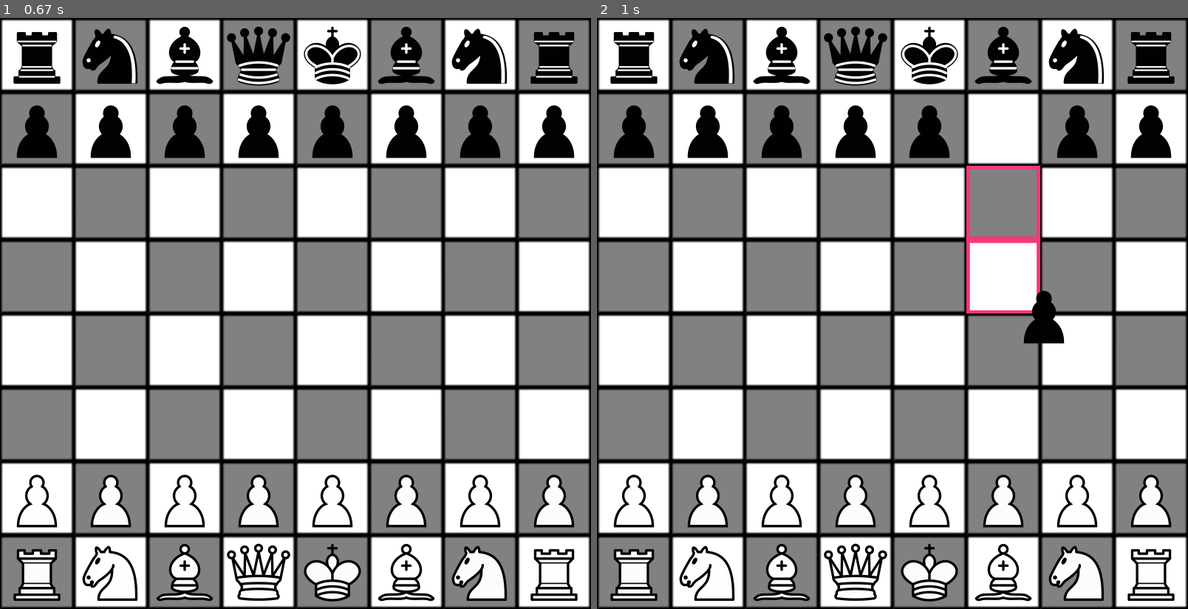
Above: before the commit, frames 1-2 (left to right).
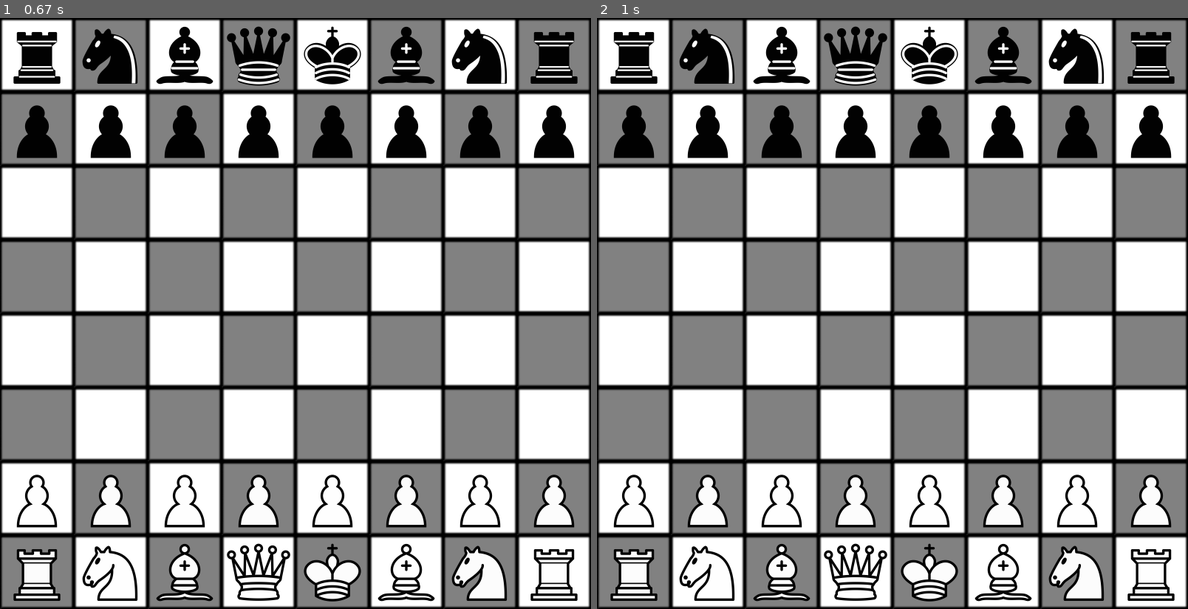
Above: after the commit, the same moments.

Repository: LupyXev/pygame_chess_api
Game: pygame game, started from main.py
The game is run twice, just before and just after one commit, with the same random seed, the same clock (stepped at 60 frames per second) and the same inputs.
Inputs (mouse positions are in pixels of both pictures, inside the frame that each line leads up to):
- Up to frame 1 (0.67 s): no input
- Up to frame 2 (1 s): press the mouse at (981, 106) at 0.87 s; move the mouse to (1046, 313) at 0.97 s

Frame 1 is identical in both runs. In frame 2, 1.3% of the frame differs, in the area x 62-80%, y 14-56%.

Commit message:
Handles every in-check situations Also fixed recursive bugs with hypothesis boards The only thing missing is to handle checkmate

Diff:
--- a/api.py
+++ b/api.py
@@ -33,6 +33,9 @@
         self.target = target #will be (-1, -1) if type is FORBIDDEN_MOVE
         self.special_type = special_type
 
+    def copy(self, new_piece):
+        return self.__class__(self.type, new_piece, self.target, self.special_type)
+
     @property
     def allowed(self):
         return self.type not in (self.FORBIDDEN_MOVE, self.LEADING_TO_CHECK_SITUATION_MOVE)
@@ -51,7 +54,7 @@
     DIAGONALS_VECTORS = ((-1, -1), (1, -1), (-1, 1), (1, 1))
     LINES_VECTORS = ((0, -1), (0, 1), (-1, 0), (1, 0))
     KNIGHT_VECTOR = ((1, -2), (2, -1), (2, 1), (1, 2), (-1, 2), (-2, 1), (-2, -1), (-1, -2))
-    COLLISION_MOVES = (Move.KILL_MOVE, Move.OVER_CHECK_MOVE)
+    COLLISION_MOVES = (Move.KILL_MOVE, Move.OVER_CHECK_MOVE, Move.FORBIDDEN_MOVE)
     def __init__(self, color: int, pos: tuple, board):
         self.color = color
         self.pos = pos
@@ -59,73 +62,82 @@
         self.invicible = False #True value will be considered as Check piece
         self.has_already_moved = False
 
-    def get_moves_allowed(self):
+    def get_moves_allowed(self, skip_check_verification=False):
         return [] #will be overrided in children
 
-    def case_allowed(self, case_pos, this_move_can_kill=True): #returns move
+    def case_allowed(self, case_pos, this_move_can_kill=True, skip_check_verification=False): #returns move
         for c in case_pos:
             if c < 0 or c > 7:
                 return Move(Move.FORBIDDEN_MOVE, self, (-1, -1))
 
-        def verify_check():
-            if self.invicible and self.in_check_situation(pos_hypothesis=case_pos):
+        def verify_check(skip_check_verification):
+            if skip_check_verification: #for hypothesis, to avoid recursive errors
+                return None
+            #we check for each movement if it will make the piece's color's Check in check
+            #print("checking for", self, "target:", case_pos, self.board.cur_color_turn)
+            hypo_board = self.board.create_hypothesis_board(pieces_with_pos_to_change={self: case_pos})
+            if self.board.check_pieces[self.board.cur_color_turn].in_check_situation(hypothesis=hypo_board):
                 return Move(Move.LEADING_TO_CHECK_SITUATION_MOVE, self, (-1, -1)) #not allowed because would be in check situation
+            return None
 
         if case_pos in self.board.pieces_pos:
             cur_piece = self.board.pieces_pos[case_pos]
             if cur_piece.color != self.color and this_move_can_kill:
                 if cur_piece.invicible == False: #invicible means that this is a Check piece
-                    verify_check()
+                    verification = verify_check(skip_check_verification)
+                    if verification: return verification
                     return Move(Move.KILL_MOVE, self, case_pos) #there is collision
                 else:
-                    verify_check()
+                    verification = verify_check(skip_check_verification)
+                    if verification: return verification
                     return Move(Move.OVER_CHECK_MOVE, self, case_pos) #over a Check piece (used only in hypothesis)
             else:
                 return Move(Move.FORBIDDEN_MOVE, self, (-1, -1)) #not allowed and collision
         else:
-            verify_check()
+            verification = verify_check(skip_check_verification)
+            if verification: return verification
             return Move(Move.TO_EMPTY_MOVE, self, case_pos) #no collision
 
-    def cases_allowed_around(self):
+    def cases_allowed_around(self, skip_check_verification=False):
         cases_around_list = []
         for x in range(max(0, self.pos[0]-1), min(8, self.pos[0]+2)):
             for y in range(max(0, self.pos[1]-1), min(8, self.pos[1]+2)):
-                cur_move = self.case_allowed((x, y))
+                cur_move = self.case_allowed((x, y), skip_check_verification=skip_check_verification)
                 if cur_move.allowed:
                     cases_around_list.append(cur_move)
         return cases_around_list
 
-    def cases_allowed_in_diagonals(self):
+    def cases_allowed_in_diagonals(self, skip_check_verification=False):
         cases_allowed_list = []
         for vector in self.DIAGONALS_VECTORS: #4 directions of diagonals
             cur_pos = tuple([self.pos[i] + vector[i] for i in range(2)])
-            cur_move = self.case_allowed(cur_pos)
-            while cur_move.allowed: #move allowed
+            cur_move = self.case_allowed(cur_pos, skip_check_verification=skip_check_verification)
+            while cur_move.type not in self.COLLISION_MOVES: #no collision
+                if cur_move.allowed: cases_allowed_list.append(cur_move)
+                cur_pos = tuple([cur_pos[i] + vector[i] for i in range(2)])
+                cur_move = self.case_allowed(cur_pos, skip_check_verification=skip_check_verification)
+            if cur_move.allowed: #to detect in check situations and killing
                 cases_allowed_list.append(cur_move)
-                if cur_move.type in self.COLLISION_MOVES: #has been collision last move
-                    break
-                cur_pos = tuple([cur_pos[i] + vector[i] for i in range(2)])
-                cur_move = self.case_allowed(cur_pos)
         return cases_allowed_list
 
-    def cases_allowed_in_line(self): #like for rooks
+    def cases_allowed_in_line(self, skip_check_verification=False): #like for rooks
         cases_allowed_list = []
         for vector in self.LINES_VECTORS: #4 directions of lines
             cur_pos = tuple([self.pos[i] + vector[i] for i in range(2)])
-            cur_move = self.case_allowed(cur_pos)
-            while cur_move.allowed: #move allowed
+            cur_move = self.case_allowed(cur_pos, skip_check_verification=skip_check_verification)
+            while cur_move.type not in self.COLLISION_MOVES: #no collision
+                if cur_move.allowed: cases_allowed_list.append(cur_move)
+                cur_pos = tuple([cur_pos[i] + vector[i] for i in range(2)])
+                cur_move = self.case_allowed(cur_pos, skip_check_verification=skip_check_verification)
+            if cur_move.allowed: #to detect in check situations and killing
                 cases_allowed_list.append(cur_move)
-                if cur_move.type in self.COLLISION_MOVES: #has been collision last move
-                    break
-                cur_pos = tuple([cur_pos[i] + vector[i] for i in range(2)])
-                cur_move = self.case_allowed(cur_pos)
         return cases_allowed_list
 
-    def cases_allowed_for_knight(self):
+    def cases_allowed_for_knight(self, skip_check_verification=False):
         allowed_moves = []
         for vector in self.KNIGHT_VECTOR:
             cur_pos = tuple([self.pos[i] + vector[i] for i in range(2)])
-            cur_move = self.case_allowed(cur_pos)
+            cur_move = self.case_allowed(cur_pos, skip_check_verification=skip_check_verification)
             if cur_move.allowed:
                 allowed_moves.append(cur_move)
         return allowed_moves
@@ -137,28 +149,35 @@
     def copy(self, new_board):
         return self.__class__(self.color, self.pos, new_board)
 
+    def __str__(self):
+        return f"{self.NAME} color {self.color} at pos {self.pos}"
+
 class Rook(Piece):
-    def __init__(self, color, pos: tuple, board):
-        super().__init__(color, pos, board)
-
-    def get_moves_allowed(self): #returns every move allowed
-        return self.cases_allowed_in_line()
+    NAME = "Rook"
+    def __init__(self, color, pos: tuple, board):
+        super().__init__(color, pos, board)
+
+    def get_moves_allowed(self, skip_check_verification=False): #returns every move allowed
+        return self.cases_allowed_in_line(skip_check_verification)
 
 class Check(Piece):
+    NAME = "Check"
+    IN_CHECK_TEXTURE = image.load("./assets/square_of_in_check.png")
     def __init__(self, color, pos: tuple, board):
         super().__init__(color, pos, board)
         self.invicible = True
         self.currently_in_check = False
 
-    def in_check_situation(self, pos_hypothesis=None):
-        if pos_hypothesis:
+    def in_check_situation(self, hypothesis=None):
+        if hypothesis:
             #we create hypothesis to know if some piece could "kill" this Check piece, meaning that we would be in a check situation
-            board = self.board.create_hypothesis_board()
-            self_in_hypothesis = board.pieces_pos[self.pos]
-            board.move_piece(self_in_hypothesis, pos_hypothesis, skip_allowed_verif=True)
+            board = hypothesis
+            self_in_hypothesis = board.check_pieces[self.color]
         else:
             board = self.board
             self_in_hypothesis = self
+
+        if self.board.hypothesis_board:print("in_check_situation with self hypothesis board")
 
         for piece in board.pieces_pos.values():
             if piece.color != self.color:
@@ -166,85 +185,90 @@
                     if sqrt((self_in_hypothesis.pos[0] - piece.pos[0])**2 + (self_in_hypothesis.pos[1] - piece.pos[1])**2) < 2:
                         #both Checks are too close, this should be impossible (obviously it will only happen in hypothesis)
                         return True
-
                 else:
-                    for move in piece.get_moves_allowed():
+                    for move in piece.get_moves_allowed(skip_check_verification=True):
                         if move.type == Move.OVER_CHECK_MOVE:
                             return True
 
         return False
 
-    def get_moves_allowed(self): #returns every move allowed
-        moves_around_without_check_verif = self.cases_allowed_around()
-        moves_around = [m for m in moves_around_without_check_verif if not self.in_check_situation(m.target)]
+    def get_moves_allowed(self, skip_check_verification=False): #returns every move allowed
+        moves_around = self.cases_allowed_around(skip_check_verification)
 
         if not self.has_already_moved:
             #little castling
             little_castling_free_pos_needed = [(self.pos[0]+i, self.pos[1]) for i in range(1, 3)]
             pos_little_castling_are_free = True
             for cur_pos in little_castling_free_pos_needed:
-                if cur_pos in self.board.pieces_pos or self.in_check_situation(cur_pos): pos_little_castling_are_free = False
+                if cur_pos in self.board.pieces_pos or (not skip_check_verification and self.in_check_situation(self.board.create_hypothesis_board({self:cur_pos}))):
+                    pos_little_castling_are_free = False
 
             piece_at_rook_needed_pos = self.board.pieces_pos[(self.pos[0]+3, self.pos[1])] if (self.pos[0]+3, self.pos[1]) in self.board.pieces_pos else None
             if pos_little_castling_are_free and type(piece_at_rook_needed_pos) == Rook and not piece_at_rook_needed_pos.has_already_moved:
-                if not self.in_check_situation((self.pos[0]+2, self.pos[1])):
+                if skip_check_verification or not self.in_check_situation(self.board.create_hypothesis_board({self:(self.pos[0]+2, self.pos[1])})):
                     moves_around.append(Move(Move.SPECIAL_MOVE, self, (self.pos[0]+2, self.pos[1]), Move.CASTLING_TYPE))
 
             #big castling
             big_castling_free_pos_needed = [(self.pos[0]-i, self.pos[1]) for i in range(1, 4)]
             pos_big_castling_are_free = True
             for cur_pos in big_castling_free_pos_needed:
-                if cur_pos in self.board.pieces_pos or self.in_check_situation(cur_pos): pos_big_castling_are_free = False
+                if cur_pos in self.board.pieces_pos or (not skip_check_verification and self.in_check_situation(self.board.create_hypothesis_board({self:cur_pos}))):
+                    pos_big_castling_are_free = False
 
             piece_at_rook_needed_pos = self.board.pieces_pos[(self.pos[0]-4, self.pos[1])] if (self.pos[0]-4, self.pos[1]) in self.board.pieces_pos else None
             if pos_big_castling_are_free and type(piece_at_rook_needed_pos) == Rook and not piece_at_rook_needed_pos.has_already_moved:
-                if not self.in_check_situation((self.pos[0]-2, self.pos[1])):
+                if skip_check_verification or not self.in_check_situation(self.board.create_hypothesis_board({self:(self.pos[0]-2, self.pos[1])})):
                     moves_around.append(Move(Move.SPECIAL_MOVE, self, (self.pos[0]-2, self.pos[1]), Move.CASTLING_TYPE))
         #TODO: must be filtered with check situations
         return moves_around
 
 class Queen(Piece):
-    def __init__(self, color, pos: tuple, board):
-        super().__init__(color, pos, board)
-
-    def get_moves_allowed(self): #returns every move allowed
-        return self.cases_allowed_around() + self.cases_allowed_in_diagonals() + self.cases_allowed_in_line() #may be duplications but we don't matter
+    NAME = "Queen"
+    def __init__(self, color, pos: tuple, board):
+        super().__init__(color, pos, board)
+
+    def get_moves_allowed(self, skip_check_verification=False): #returns every move allowed
+        return self.cases_allowed_around(skip_check_verification) + self.cases_allowed_in_diagonals(skip_check_verification) + self.cases_allowed_in_line(skip_check_verification) #may be duplications but we don't matter
 
 class Bishop(Piece):
-    def __init__(self, color, pos: tuple, board):
-        super().__init__(color, pos, board)
-
-    def get_moves_allowed(self): #returns every move allowed
-        return self.cases_allowed_in_diagonals()
+    NAME = "Bishop"
+    def __init__(self, color, pos: tuple, board):
+        super().__init__(color, pos, board)
+
+    def get_moves_allowed(self, skip_check_verification=False): #returns every move allowed
+        return self.cases_allowed_in_diagonals(skip_check_verification)
 
 class Knight(Piece):
-    def __init__(self, color, pos: tuple, board):
-        super().__init__(color, pos, board)
-
-    def get_moves_allowed(self): #returns every move allowed
-        return self.cases_allowed_for_knight()
+    NAME = "Knight"
+    def __init__(self, color, pos: tuple, board):
+        super().__init__(color, pos, board)
+
+    def get_moves_allowed(self, skip_check_verification=False): #returns every move allowed
+        return self.cases_allowed_for_knight(skip_check_verification)
 
 class Pawn(Piece):
-    def __init__(self, color, pos: tuple, board):
-        super().__init__(color, pos, board)
-
-    def get_moves_allowed(self): #returns every move allowed
+    NAME = "Pawn"
+    def __init__(self, color, pos: tuple, board):
+        super().__init__(color, pos, board)
+
+    def get_moves_allowed(self, skip_check_verification=False): #returns every move allowed
         allowed_moves = []
         in_front_y = self.pos[1] + 1*self.color + (self.color - 1)
         in_front_case_pos = (self.pos[0], in_front_y)
-        in_front_move = self.case_allowed(in_front_case_pos, this_move_can_kill=False)
-
-        if in_front_move.allowed: allowed_moves.append(in_front_move)
-
-        if not self.has_already_moved:
-            #it could try to go 2 cases in front of itself
-            two_cases_in_front_pos = (in_front_case_pos[0], in_front_y + 1*self.color + (self.color - 1))
-            two_cases_move = self.case_allowed(two_cases_in_front_pos, this_move_can_kill=False)
-            if two_cases_move.allowed:
-                allowed_moves.append(two_cases_move)
+        in_front_move = self.case_allowed(in_front_case_pos, this_move_can_kill=False, skip_check_verification=skip_check_verification)
+
+        if in_front_move.allowed:
+            allowed_moves.append(in_front_move)
+
+            if not self.has_already_moved:
+                #it could try to go 2 cases in front of itself
+                two_cases_in_front_pos = (in_front_case_pos[0], in_front_y + 1*self.color + (self.color - 1))
+                two_cases_move = self.case_allowed(two_cases_in_front_pos, this_move_can_kill=False, skip_check_verification=skip_check_verification)
+                if two_cases_move.allowed:
+                    allowed_moves.append(two_cases_move)
 
         for x in range(self.pos[0]-1, self.pos[0]+2, 2):#x-1 and x+1
-            cur_move = self.case_allowed((x, in_front_y))
+            cur_move = self.case_allowed((x, in_front_y), skip_check_verification=skip_check_verification)
             if cur_move.type in (cur_move.KILL_MOVE, cur_move.OVER_CHECK_MOVE):
                 allowed_moves.append(cur_move)
 
@@ -252,9 +276,10 @@
         if (self.color == self.WHITE and self.pos[1] == 3) or (self.color == self.BLACK and self.pos[1] == 4):
             last_move_history = self.board.move_history[-1]
             piece_of_last_move = last_move_history["piece"]
+            en_passant_pos = (piece_of_last_move.pos[0], piece_of_last_move.pos[1] + (last_move_history["ini_pos"][1] - piece_of_last_move.pos[1])//2)
             if type(piece_of_last_move) == __class__ and piece_of_last_move.pos[1] == self.pos[1] and abs(piece_of_last_move.pos[0] - self.pos[0]) == 1 and \
-                not last_move_history["has_already_moved"]:
-                allowed_moves.append(Move(Move.SPECIAL_MOVE, self, (piece_of_last_move.pos[0], piece_of_last_move.pos[1] + (last_move_history["ini_pos"][1] - piece_of_last_move.pos[1])//2), Move.EN_PASSANT_TYPE))
+                not last_move_history["has_already_moved"] and self.case_allowed(en_passant_pos, skip_check_verification=skip_check_verification):
+                allowed_moves.append(Move(Move.SPECIAL_MOVE, self, en_passant_pos, Move.EN_PASSANT_TYPE))
 
         return allowed_moves
 
@@ -273,9 +298,12 @@
         (3, 0): Queen, (4, 0): Check, (5, 0): Bishop,
         (6, 0): Knight, (7, 0): Rook} #uses 0 as y back line
 
-    def __init__(self, pieces_pos=None):
-        self.move_history = [] #warning: not copied when making a hypothesis
+    def __init__(self, pieces_pos=None, move_history=[], cur_color_turn=Case.WHITE):
+        self.move_history = move_history
         self.hypothesis_board = False
+        self.cur_color_turn = cur_color_turn
+        self.cur_color_turn_in_check = False #will be overidden in the hypothesis build if it is a hypothesis
+
         if pieces_pos is None:
             self.pieces_pos = {}
             #inits pieces pos
@@ -289,6 +317,12 @@
                     pos = (x, (1-color)*6 + 1*color)
                     piece = Pawn(color, pos, self)
                     self.pieces_pos[pos] = piece
+
+            self.check_pieces = [None, None]
+            for piece in tuple(self.pieces_pos.values()):
+                if piece.invicible:
+                    self.check_pieces[piece.color] = piece
+
         else:
             self.pieces_pos = pieces_pos
             self.hypothesis_board = True
@@ -307,9 +341,16 @@
                 return True, move
         return False, None
 
-    def move_piece(self, piece, pos:tuple, skip_allowed_verif=False):
+    def new_turn(self):
+        self.cur_color_turn = 1 - self.cur_color_turn
+        self.cur_color_turn_in_check = self.check_pieces[self.cur_color_turn].in_check_situation()
+        if self.cur_color_turn_in_check: print("in check situation")
+
+    def move_piece(self, piece, pos:tuple, skip_allowed_verif=False, call_new_turn=True):
         if not skip_allowed_verif:
             allowed, move = self.is_allowed_move(piece, pos)
+            if self.cur_color_turn != piece.color:
+                allowed = False
         else:
             allowed = True
             move = Move(Move.KILL_MOVE, piece, pos) #to avoid any problem
@@ -335,15 +376,48 @@
             if pos in self.pieces_pos and move.type == move.TO_EMPTY_MOVE:
                 print("WARNING: overriding an existing piece pos", pos, "for piece obj", piece)
             self.pieces_pos[pos] = piece
+
+            if call_new_turn: self.new_turn()
             return pos
         return None
 
-    def create_hypothesis_board(self):
-        hypo_board = Board(pieces_pos={})
-
+    def create_hypothesis_board(self, pieces_with_pos_to_change={}):
+        if self.hypothesis_board: print("Warning: creating a hypothesis from another hypothesis")
+
+        hypo_board = Board(pieces_pos={}, cur_color_turn=self.cur_color_turn)
+
+        real_piece_to_hypothesis_piece = {}
+        #copying pieces_pos
         pieces_pos = {}
         for pos, piece in self.pieces_pos.items():
-            pieces_pos[pos] = piece.copy(hypo_board)
-
+            piece_copy = piece.copy(hypo_board)
+            real_piece_to_hypothesis_piece[piece] = piece_copy
+            pieces_pos[pos] = piece_copy
         hypo_board.pieces_pos = pieces_pos
+
+        #copying moves_history
+        move_history = []
+        for cur_history_point in self.move_history:
+            if cur_history_point['piece'] in real_piece_to_hypothesis_piece:
+                cur_hypothesis_piece = real_piece_to_hypothesis_piece[cur_history_point['piece']]
+            else: #meaning that the piece is dead
+                cur_hypothesis_piece = cur_history_point["piece"]
+
+            move_history.append({
+                "ini_pos": cur_history_point['ini_pos'],
+                "move": cur_history_point['move'].copy(cur_hypothesis_piece),
+                "piece": cur_hypothesis_piece,
+                "has_already_moved": cur_history_point['has_already_moved']
+            })
+        hypo_board.move_history = move_history
+
+        hypo_board.check_pieces = [None, None]
+        for piece in tuple(hypo_board.pieces_pos.values()):
+            if piece.invicible:
+                hypo_board.check_pieces[piece.color] = piece
+        hypo_board.cur_color_turn_in_check = False
+
+        for piece, new_pos in pieces_with_pos_to_change.items():
+            hypo_board.move_piece(real_piece_to_hypothesis_piece[piece], new_pos, skip_allowed_verif=True, call_new_turn=False)
+
         return hypo_board
--- a/main.py
+++ b/main.py
@@ -1,6 +1,8 @@
 import pygame
 from api import *
 from render import *
+import sys
+sys.setrecursionlimit(100) #TODO: remove this
 
 pygame.init()
 FPS = 60
--- a/render.py
+++ b/render.py
@@ -48,6 +48,9 @@
         #drawing highlighted cases
         for move in self.highlighted_moves:
             self.screen.blit(move.texture, tuple([move.target[i]*self.SQUARE_SIZE[i] for i in range(2)]))
+        if self.board.cur_color_turn_in_check:
+            check_piece = self.board.check_pieces[self.board.cur_color_turn]
+            self.screen.blit(check_piece.IN_CHECK_TEXTURE, tuple([check_piece.pos[i]*self.SQUARE_SIZE[i] for i in range(2)]))
 
         #drawing holded piece
         if self.mouse_piece_holding:
@@ -56,10 +59,6 @@
         else:
             self.need_screen_update = False #if we are holding something we will update next tick
 
-        '''#test
-        for color_moves in self.board.possible_moves:
-            for move in color_moves:
-                self.screen.blit(move.texture, tuple([move.target[i]*self.SQUARE_SIZE[i] for i in range(2)]))'''
 
         pygame.display.update()
 
@@ -83,16 +82,17 @@
 
     def mouse_left_clicked(self):
         mouse_pos = self.get_mouse_pos()
-        self.mouse_piece_holding = self.board.get_piece_by_pos(mouse_pos)
-        #print("holding piece", self.mouse_piece_holding)
+        piece_to_hold = self.board.get_piece_by_pos(mouse_pos)
+        if piece_to_hold.color != self.board.cur_color_turn: return
+
+        self.mouse_piece_holding = piece_to_hold
         self.need_screen_update = True
         if self.mouse_piece_holding:
-            #print("holding at", self.mouse_piece_holding.pos)
             t_start = time()
             moves_allowed = self.mouse_piece_holding.get_moves_allowed()
             print("loaded moves allowed in", round((time() - t_start)*1000, 2), "ms")
             for move in moves_allowed:
-                if move.type == 0:
+                if move.type == 4: #should not happen
                     print(move)
                 self.highlighted_moves.append(move)
 
Binary file added: assets/square_of_in_check.png
Not shown, added: assets/square_of_in_check.xcf
